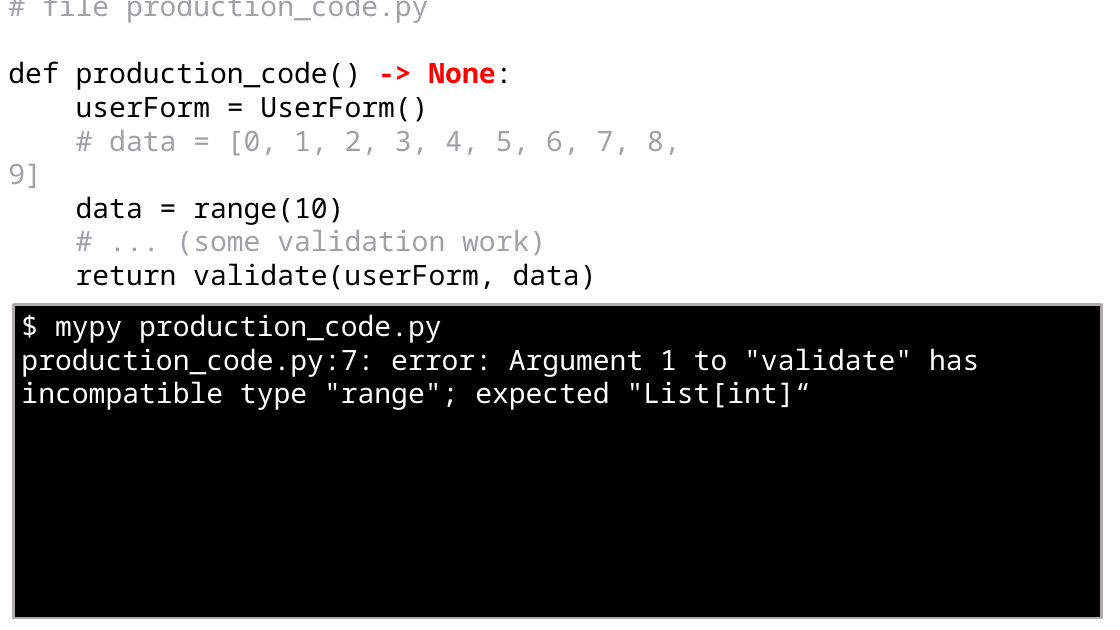
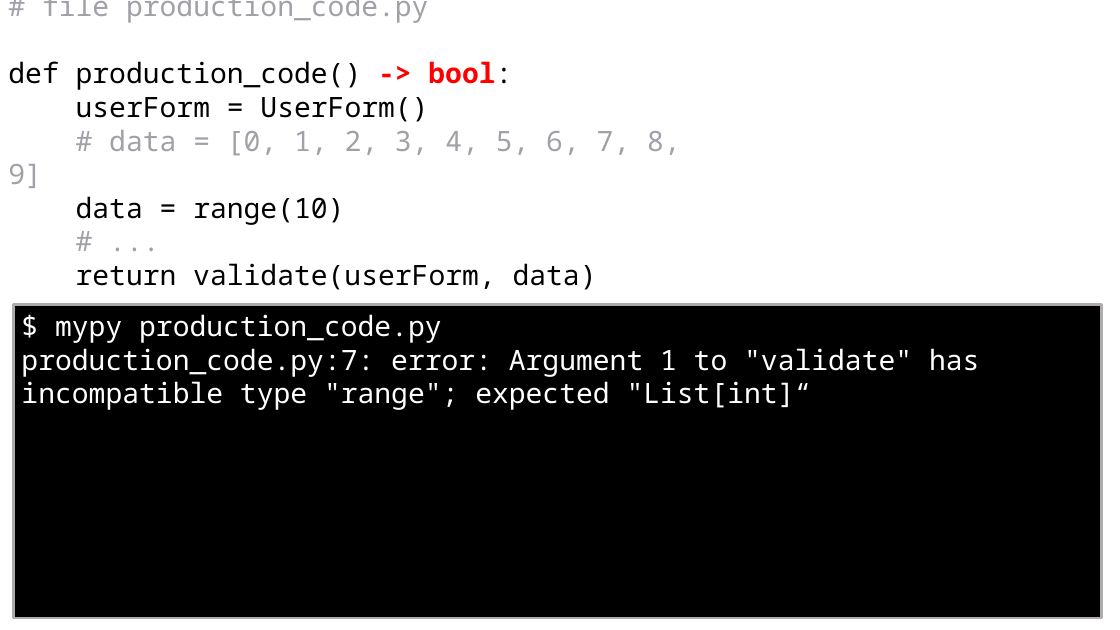
Before and after one commit to bluebird75/whoiam, a slide deck: slide 38 of PyParis_2018/Type Annotations PyParis 2018 - v4.pptx (slide 40 before the commit). Drawn at 1120x630 pixels with LibreOffice and Linux fonts; fonts in the diff are those of the drawing; background and template pictures are left out. Boxes give left, top, right and bottom in pixels: in the first picture for what was removed or moved away, otherwise in the second. Text is boxed around its words. In the diff, an @@ line names an element or a change of style, - is before the commit and + after.

```diff
--- a/PyParis_2018/Type Annotations PyParis 2018 - v4.pptx
+++ b/PyParis_2018/Type Annotations PyParis 2018 - v4.pptx
@@ text at [8,61,512,90]: text changed @@
-def production_code() -> None:
+def production_code() -> bool:
@@ text at [176,230,546,256]: text changed @@
-# ... (some validation work)
+# ...
```
Also in this commit, not shown: 2 other slides changed, 2 slides removed, 1 other file.
